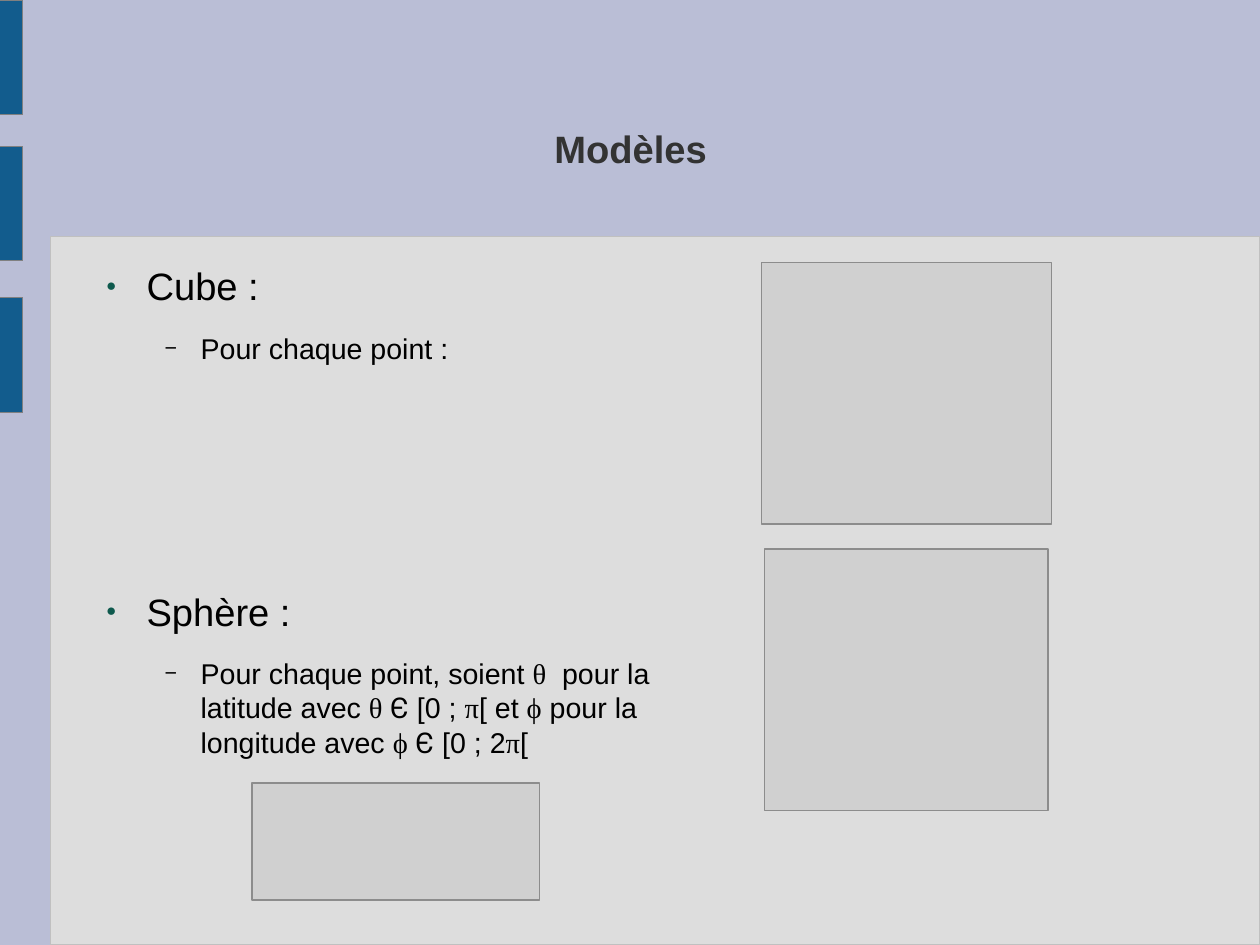
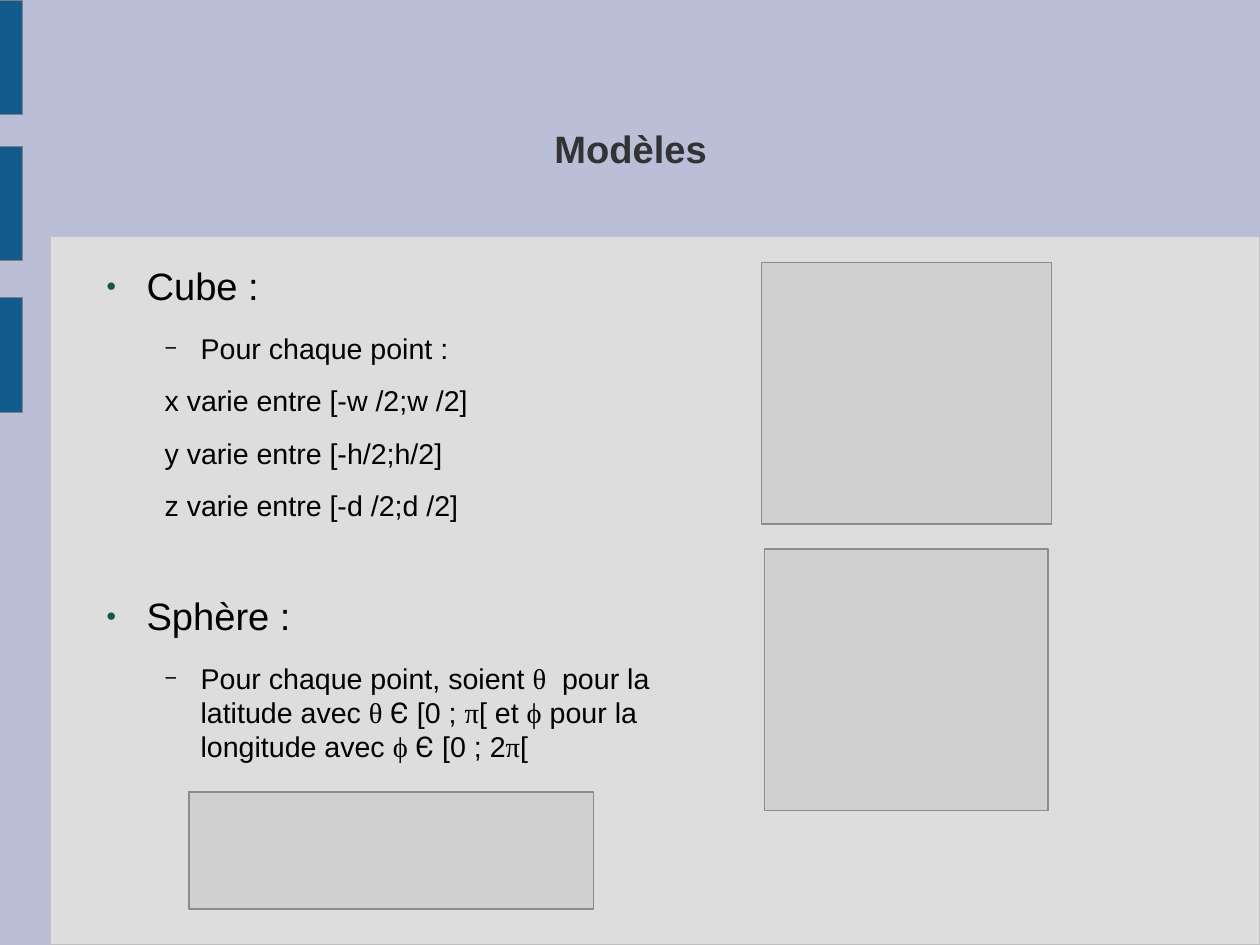
Before and after one commit to slvrgauthier/OpenSculpt, a slide deck: slide 12 of Documentation/Soutenance.odp (slide 11 before the commit). Drawn at 1260x945 pixels with LibreOffice and Linux fonts; fonts in the diff are those of the drawing; grey boxes stand for pictures. Boxes give left, top, right and bottom in pixels: in the first picture for what was removed or moved away, otherwise in the second. Text is boxed around its words. In the diff, an @@ line names an element or a change of style, - is before the commit and + after.

```diff
--- a/Documentation/Soutenance.odp
+++ b/Documentation/Soutenance.odp
@@ text at (165,390,468,522): paragraphs added @@
+  x varie entre [-w /2;w /2]
+  y varie entre [-h/2;h/2]
+  z varie entre [-d /2;d /2]
@@ picture: place and size @@
-picture at (252,783,540,900)
+picture at (189,792,593,909)
```
Also in this commit, not shown: 4 other slides changed, 3 slides added, 1 slide removed, 1 other file.
